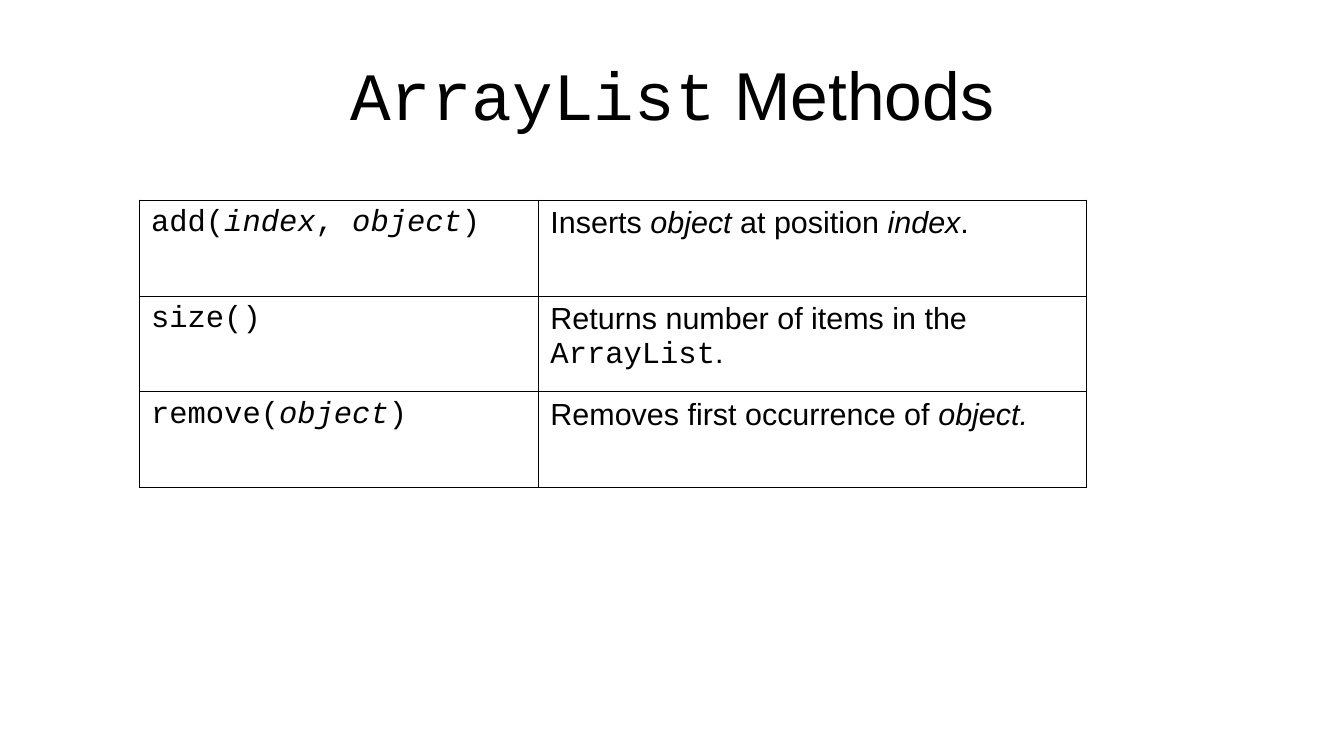
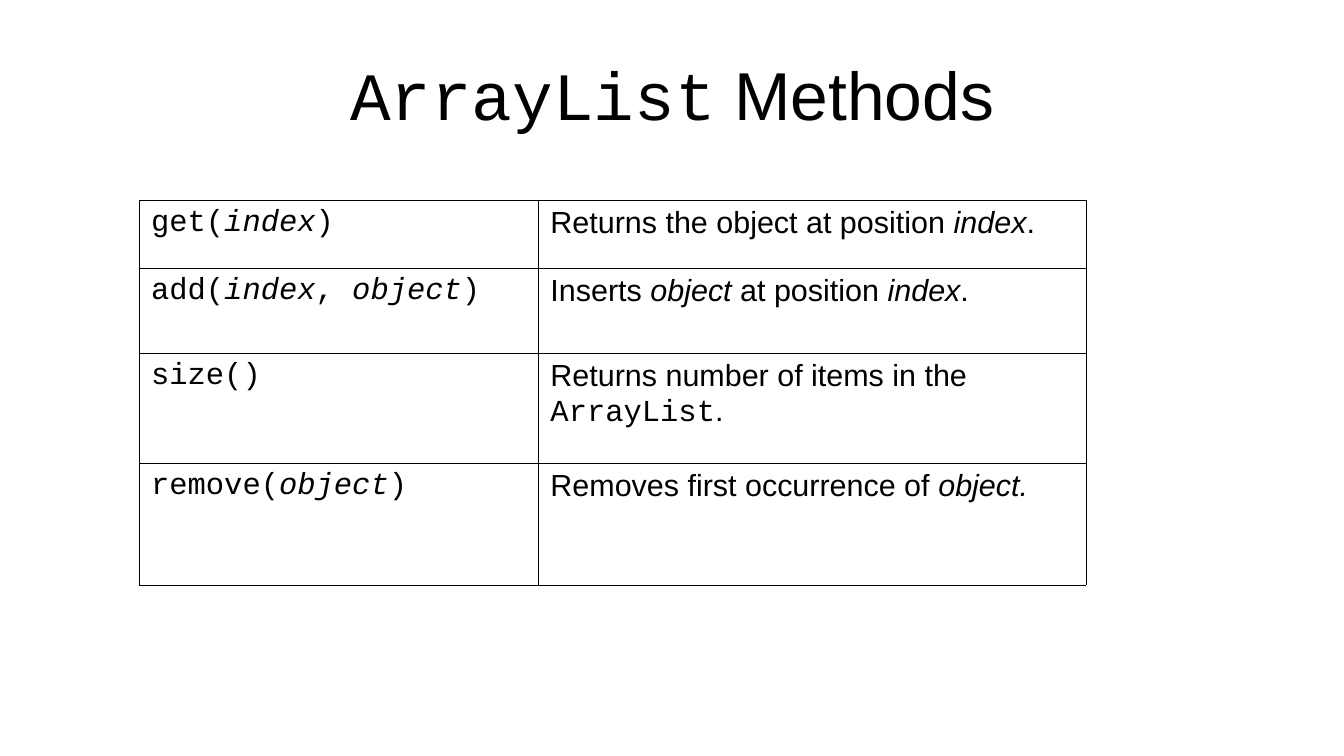
Before and after one commit to jdeisenberg/ThinkJava2Slides, a slide deck: slide 26 of chapter13.pptx. Drawn at 1344x756 pixels with LibreOffice and Linux fonts; fonts in the diff are those of the drawing. Boxes give left, top, right and bottom in pixels: in the first picture for what was removed or moved away, otherwise in the second. Text is boxed around its words. In the diff, an @@ line names an element or a change of style, - is before the commit and + after.

```diff
--- a/chapter13.pptx
+++ b/chapter13.pptx
@@ table at [139, 200, 1087, 585] @@
+row 1: get(index) | Returns the object at position index.
```
Also in this commit, not shown: 1 other file.
